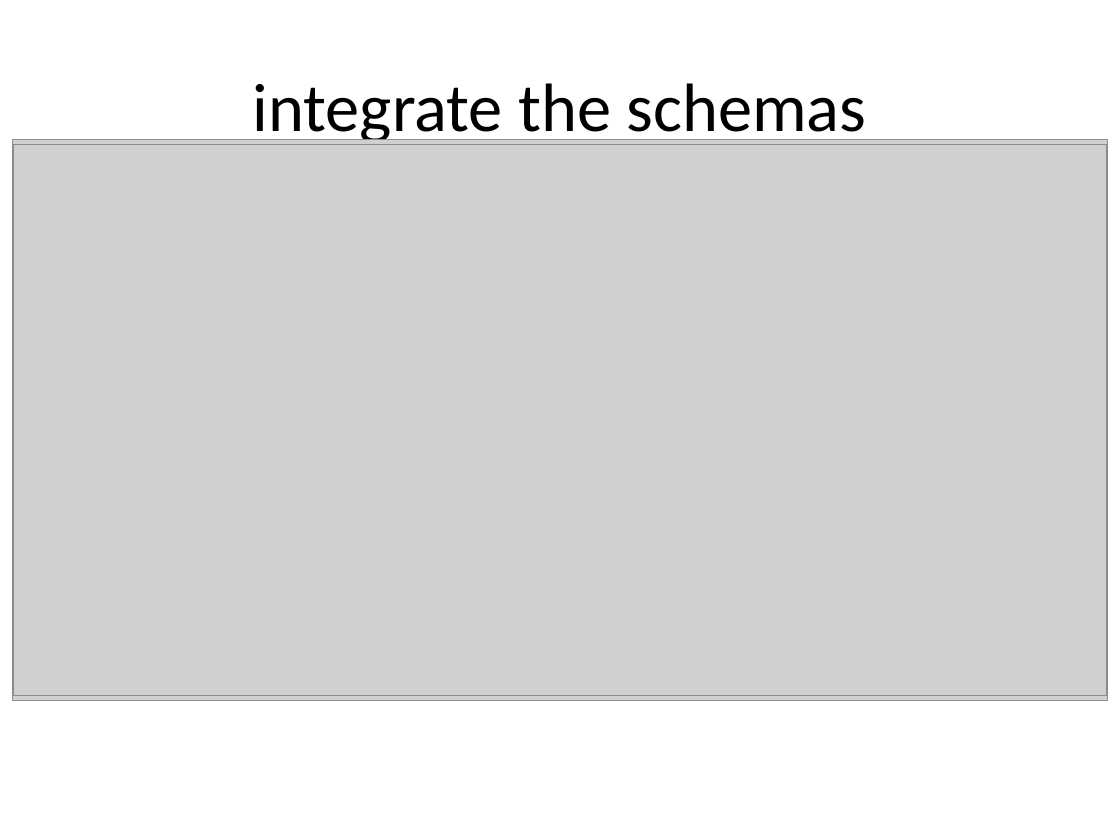
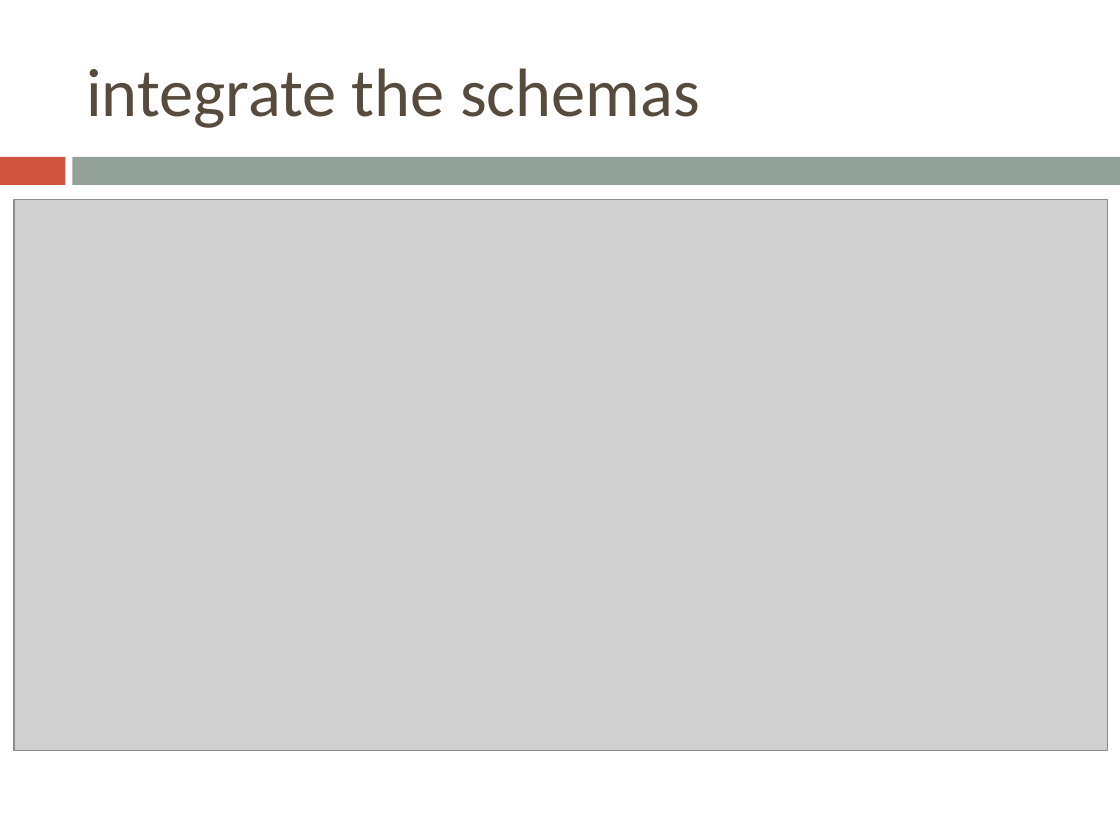
Before and after one commit to bugxd/DBTech, a slide deck: slide 4 of Assignment_4.pptx (slide 5 before the commit). Drawn at 1120x840 pixels with LibreOffice and Linux fonts; fonts in the diff are those of the drawing; grey boxes stand for pictures. Boxes give left, top, right and bottom in pixels: in the first picture for what was removed or moved away, otherwise in the second. Text is boxed around its words. In the diff, an @@ line names an element or a change of style, - is before the commit and + after.

```diff
--- a/Assignment_4.pptx
+++ b/Assignment_4.pptx
@@ title "integrate the schemas": place and size @@
-title "integrate the schemas" at (253, 83, 867, 147)
+title "integrate the schemas" at (86, 68, 700, 128)
@@ title "integrate the schemas" at (86, 68, 700, 128): text colour #000000 to #564B3C; alignment centre to left @@
@@ picture removed at (12, 140, 1108, 701) @@
@@ rectangle added at (0, 157, 65, 185), fill #CF543F @@
@@ rectangle added at (73, 157, 1120, 185), fill #93A299 @@
@@ picture: place and size @@
-picture at (13, 144, 1107, 696)
+picture at (13, 199, 1107, 750)
```
Also in this commit, not shown: 15 other slides changed, 1 slide added, 2 slides removed.
